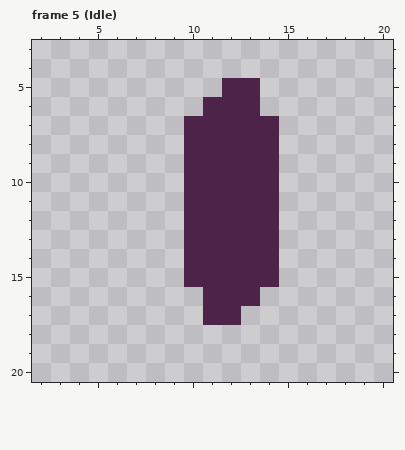
Edited in one commit: pixel-art file (public/assets/Sprites/Projectiles/Spinny.aseprite). The first picture shows the starting point.
24x24 pixels, 5 frames. Shown: frame 5 (Idle): x 2..20, y 3..20. The commit also changed other frames, which this record leaves out.
After the commit:
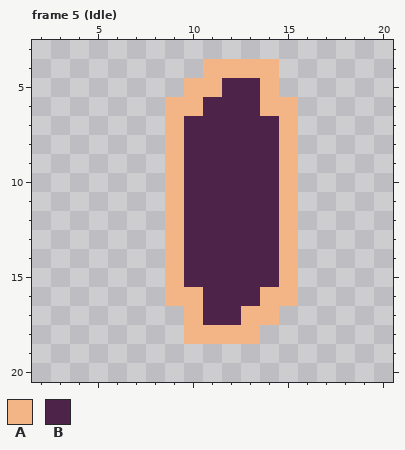
Palette (. is transparent): A #f3b486  B #4d234a
Author's note on the commit: Added Outluine to Enemy Projectile
The edit:
Frame 5 (Idle):
y 4: x 11..14 .... -> AAAA
y 5: x 10..11 .. -> AA; x 14 . -> A
y 6: x 9..10 .. -> AA; x 14..15 .. -> AA
y 7..15: x 9 . -> A; x 15 . -> A
y 16: x 9..10 .. -> AA; x 14..15 .. -> AA
y 17: x 10 . -> A; x 13..14 .. -> AA
y 18: x 10..13 .... -> AAAA
Where, in picture pixels (left, top, right, bottom), the same in both pictures:
added: (165, 59, 298, 344)
